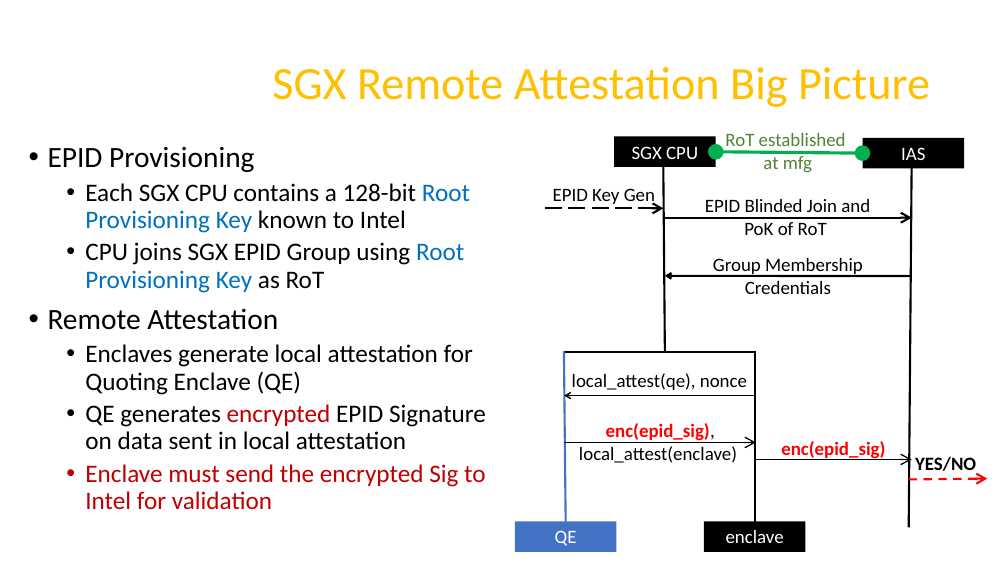
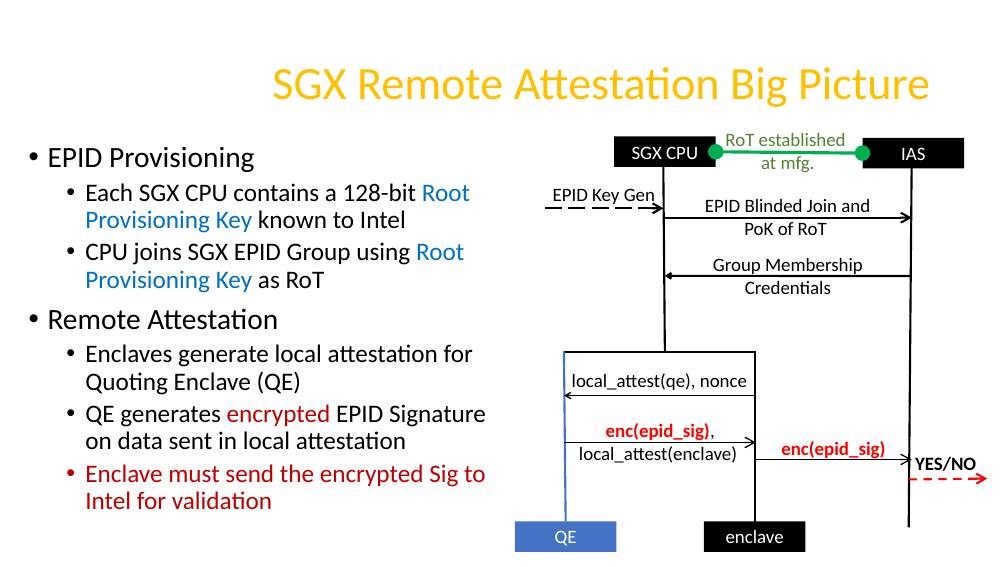
Before and after one commit to axelexic/sgx_remote_attestation_bh_17, a slide deck: slide 8 of presentation/us-17-Swami-SGX-Remote-Attestation-Is-Not-Sufficient.pptx. Drawn at 1008x567 pixels with LibreOffice and Linux fonts; fonts in the diff are those of the drawing; background and template pictures are left out. Boxes give left, top, right and bottom in pixels: in the first picture for what was removed or moved away, otherwise in the second. Text is boxed around its words. In the diff, an @@ line names an element or a change of style, - is before the commit and + after.

```diff
--- a/presentation/us-17-Swami-SGX-Remote-Attestation-Is-Not-Sufficient.pptx
+++ b/presentation/us-17-Swami-SGX-Remote-Attestation-Is-Not-Sufficient.pptx
@@ text at (761,153,815,172): text changed @@
-at mfg
+at mfg.
```
Also in this commit, not shown: 5 other slides changed, 3 slides added, 2 slides removed.
